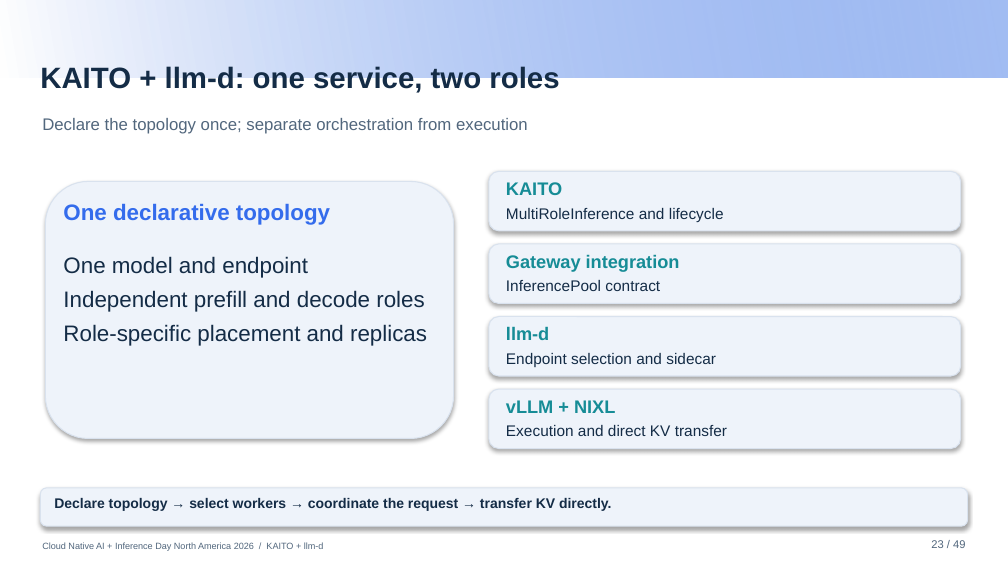
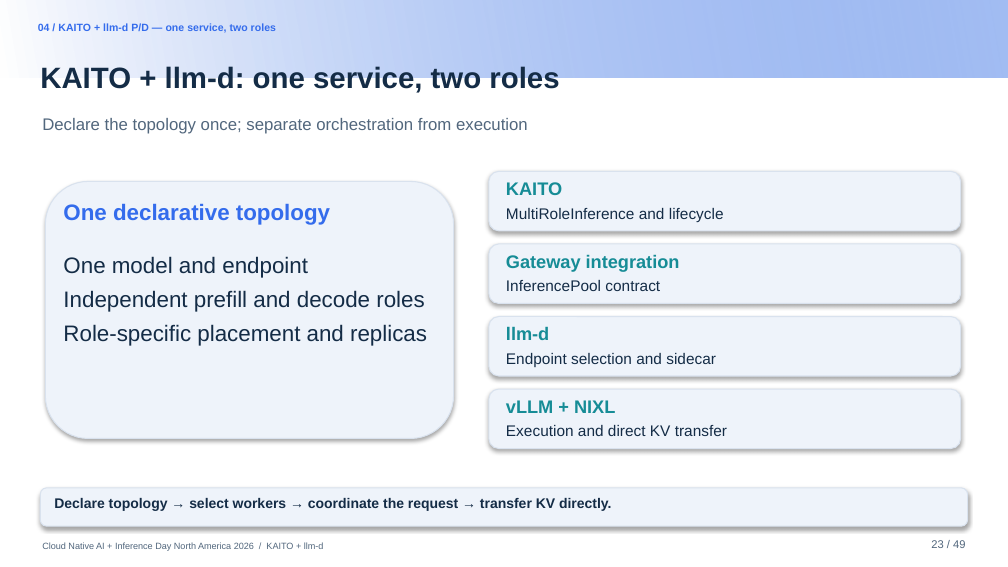
Before and after one commit to andyzhangx/demo, a slide deck: slide 23 of llm/pd-disaggregation/kubecon-na-2026-pd-disaggregation-kaito-llmd.pptx. Drawn at 1008x567 pixels with LibreOffice and Linux fonts; fonts in the diff are those of the drawing; background and template pictures are left out. Boxes give left, top, right and bottom in pixels: in the first picture for what was removed or moved away, otherwise in the second. Text is boxed around its words. In the diff, an @@ line names an element or a change of style, - is before the commit and + after.

```diff
--- a/llm/pd-disaggregation/kubecon-na-2026-pd-disaggregation-kaito-llmd.pptx
+++ b/llm/pd-disaggregation/kubecon-na-2026-pd-disaggregation-kaito-llmd.pptx
@@ text added at (38, 23, 276, 33), 7.5 pt, text #346CEC, bold @@
+04 / KAITO + llm-d P/D — one service, two roles
```
Also in this commit, not shown: 21 other slides changed, 1 slide added, 1 slide removed.
